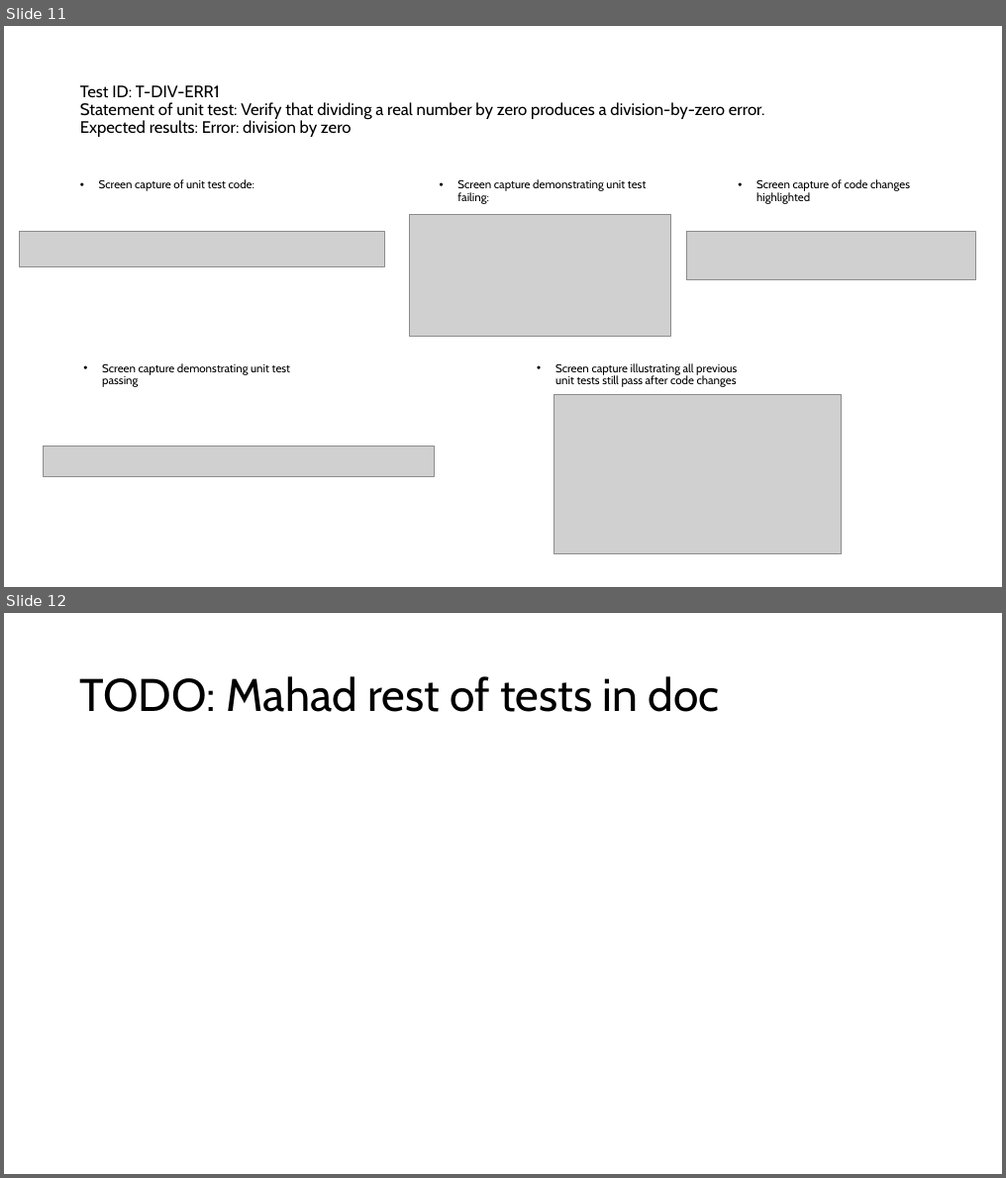
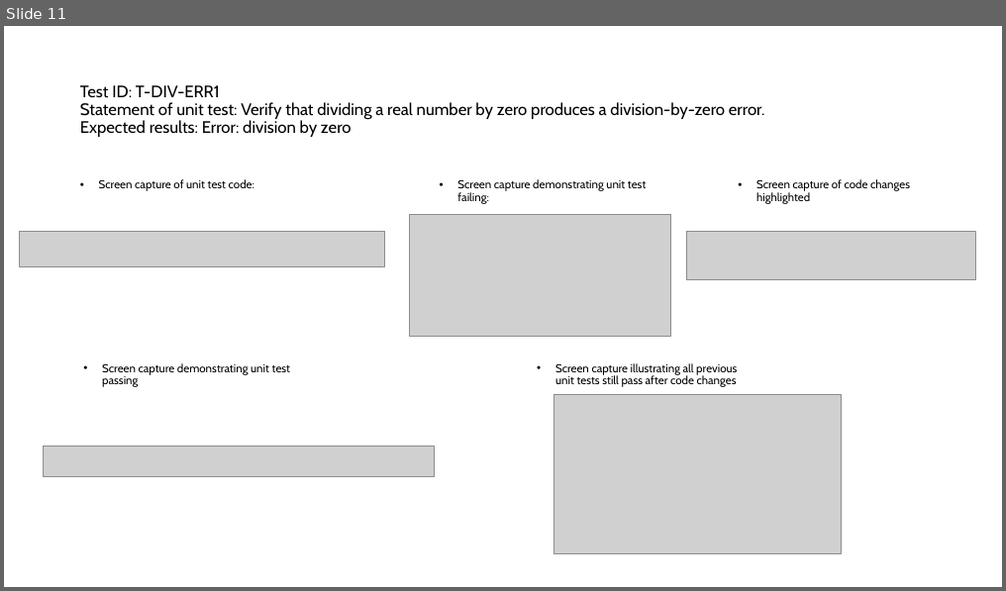
Before and after one commit to ykl1r0/ecse428-assignment-a, a slide deck: powerpoint-to-submit/ecse-428-assignment-a.pptx. Shown one above the other, each under a label of ours: slides 11 and 12 before the commit, slide 11 after it. The pictures are 1006x1178 and 1006x591 pixels, drawn with LibreOffice and Linux fonts; fonts in the diff are those of the drawing; grey boxes stand for pictures. Boxes give left, top, right and bottom in pixels: in the first picture for what was removed or moved away, otherwise in the second. Text is boxed around its words. In the diff, an @@ line names an element or a change of style, - is before the commit and + after.

```diff
--- a/powerpoint-to-submit/ecse-428-assignment-a.pptx
+++ b/powerpoint-to-submit/ecse-428-assignment-a.pptx
@@ slide 12 removed at (x1=4, y1=613, x2=1002, y2=1174), background #FFFFFF @@
@@ title removed at (x1=80, y1=676, x2=720, y2=712) @@
-TODO: Mahad rest of tests in doc
```
Also in this commit, not shown: 10 slides added, 1 other file.
